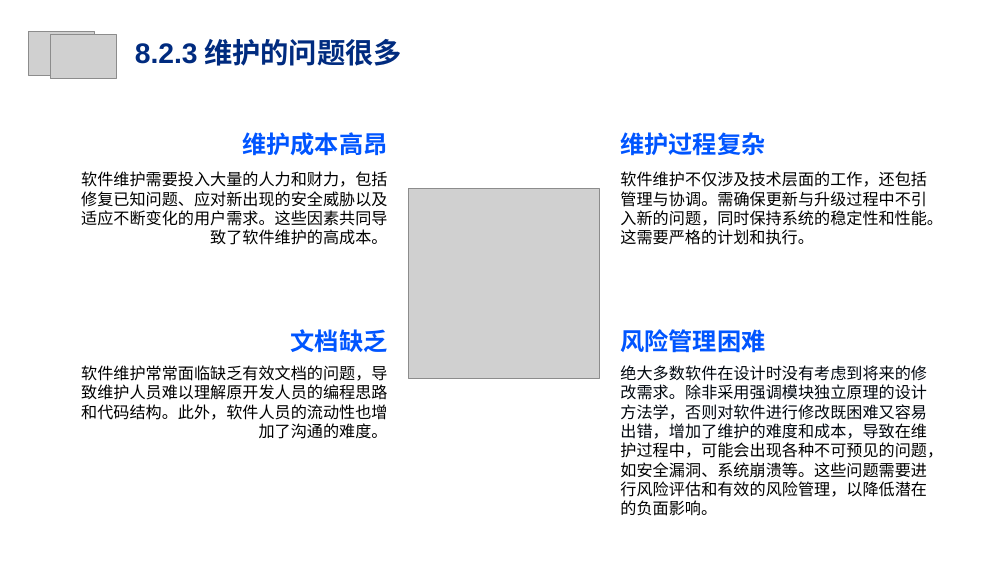
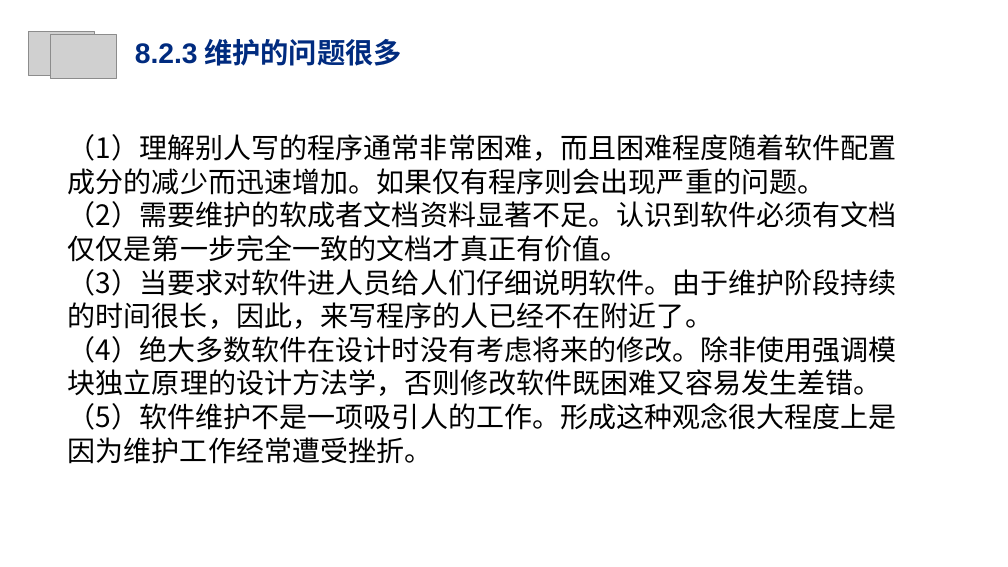
Before and after one commit to Cy2s1ne/Intelligent-PE-test, a slide deck: slide 23 of PPT/翻转课堂ppt2.pptx (slide 12 before the commit). Drawn at 1008x567 pixels with LibreOffice and Linux fonts; fonts in the diff are those of the drawing; grey boxes stand for pictures; background and template pictures are left out. Boxes give left, top, right and bottom in pixels: in the first picture for what was removed or moved away, otherwise in the second. Text is boxed around its words. In the diff, an @@ line names an element or a change of style, - is before the commit and + after.

```diff
--- a/PPT/翻转课堂ppt2.pptx
+++ b/PPT/翻转课堂ppt2.pptx
@@ text added at [68,134,897,464], 20 pt, text #000000 @@
+（1）理解别人写的程序通常非常困难，而且困难程度随着软件配置成分的减少而迅速增加。如果仅有程序则会出现严重的问题。
+（2）需要维护的软成者文档资料显著不足。认识到软件必须有文档仅仅是第一步完全一致的文档才真正有价值。
+（3）当要求对软件进人员给人们仔细说明软件。由于维护阶段持续的时间很长，因此，来写程序的人已经不在附近了。
+（4）绝大多数软件在设计时没有考虑将来的修改。除非使用强调模块独立原理的设计方法学，否则修改软件既困难又容易发生差错。（5）软件维护不是一项吸引人的工作。形成这种观念很大程度上是因为维护工作经常遭受挫折。
@@ text removed at [242,132,387,156] @@
-维护成本高昂
@@ text removed at [620,132,765,156] @@
-维护过程复杂
@@ text removed at [81,171,387,245] @@
-软件维护需要投入大量的人力和财力，包括修复已知问题、应对新出现的安全威胁以及适应不断变化的用户需求。这些因素共同导致了软件维护的高成本。
@@ text removed at [620,171,943,245] @@
-软件维护不仅涉及技术层面的工作，还包括管理与协调。需确保更新与升级过程中不引入新的问题，同时保持系统的稳定性和性能。这需要严格的计划和执行。
@@ picture removed at [409,188,600,379] @@
@@ text removed at [291,329,388,352] @@
-文档缺乏
@@ text removed at [620,329,765,352] @@
-风险管理困难
@@ text removed at [81,365,388,439] @@
-软件维护常常面临缺乏有效文档的问题，导致维护人员难以理解原开发人员的编程思路和代码结构。此外，软件人员的流动性也增加了沟通的难度。
@@ text removed at [620,365,943,516] @@
-绝大多数软件在设计时没有考虑到将来的修改需求。除非采用强调模块独立原理的设计方法学，否则对软件进行修改既困难又容易出错，增加了维护的难度和成本，导致在维护过程中，可能会出现各种不可预见的问题，如安全漏洞、系统崩溃等。这些问题需要进行风险评估和有效的风险管理，以降低潜在的负面影响。
```
Also in this commit, not shown: 9 other slides changed, 14 slides added.
